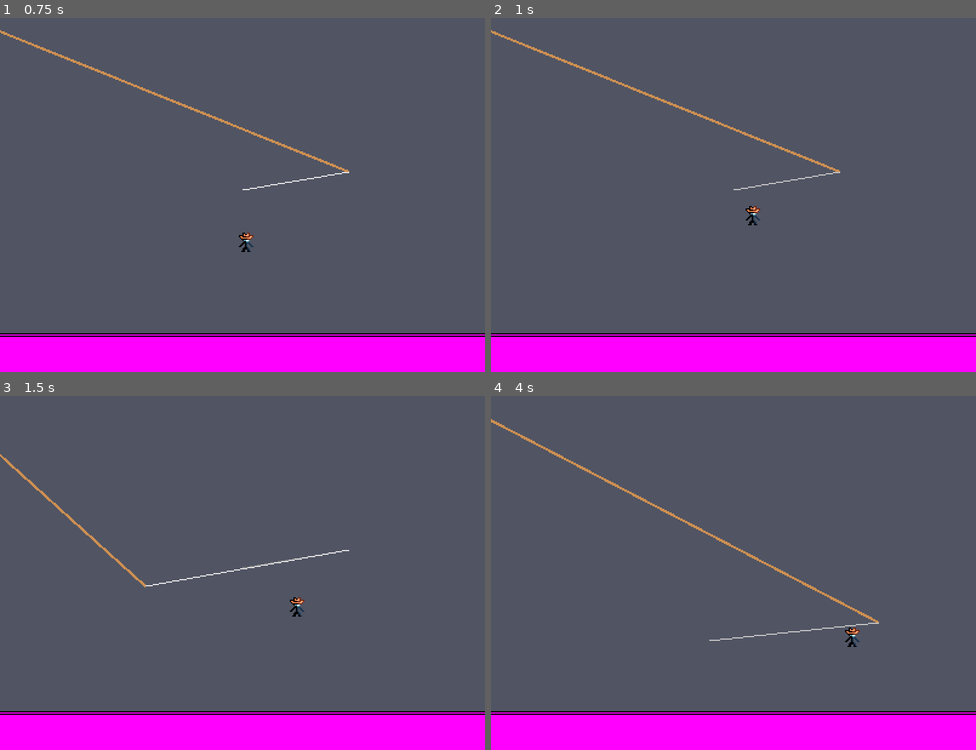
Above: before the commit, frames 1-4 (two rows, left to right).
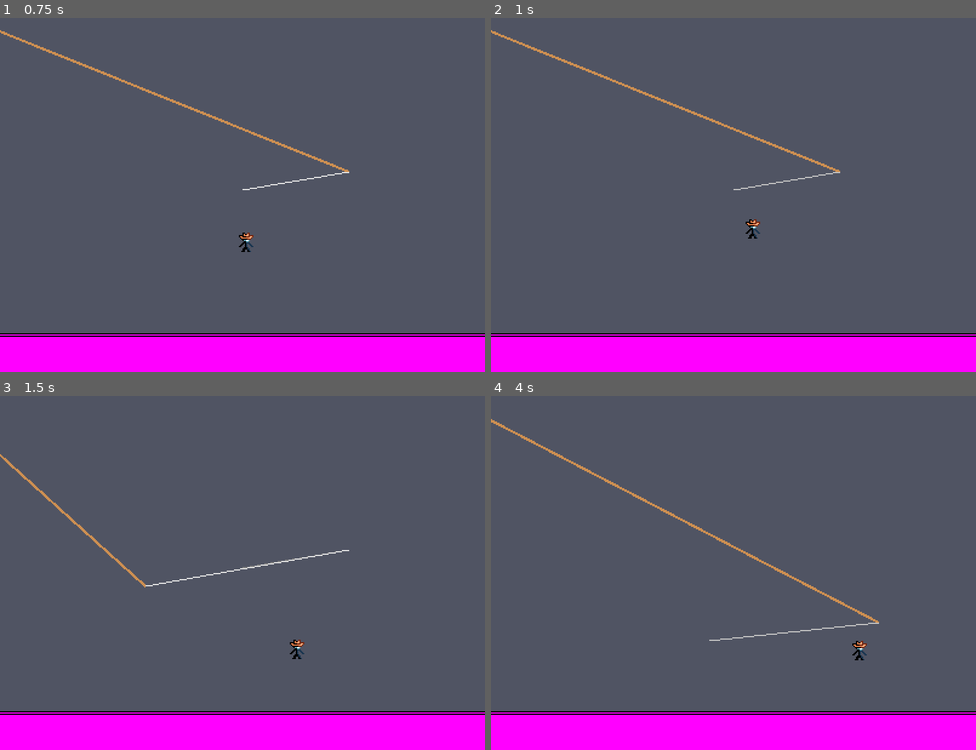
Above: after the commit, the same moments.

Repository: Jcodefox/GMTK-2025
Game: Godot game, scene res://scenes/topscenes/gameplay_topscene.tscn
The game is run twice, just before and just after one commit, with the same random seed, the same clock (stepped at 60 frames per second) and the same inputs.
Inputs (mouse positions are in pixels of both pictures, inside the frame that each line leads up to):
- Up to frame 1 (0.75 s): move the mouse to (349, 170) at 0.52 s; hold D (move_right) from 0.53 s (still down)
- Up to frame 2 (1 s): keep holding D (move_right); tap Space (move_jump) at 0.77 s
- Up to frame 3 (1.5 s): keep holding D (move_right); move the mouse to (145, 587) at 1.27 s
- Up to frame 4 (4 s): tap Space (move_jump) at 1.52, 3.02, 3.77 s; move the mouse to (782, 488) at 2.02 s; release D (move_right) at 2.03 s; hold A (move_left) 2.03-2.78 s; move the mouse to (709, 640) at 2.77 s; hold D (move_right) from 2.78 s (still down); move the mouse to (879, 622) at 3.52 s

Frame 1 is identical in both runs. In frame 2, 0.2% of the frame differs, in the area x 52-56%, y 53-63%; in frame 3, 0.2%, in the area x 59-63%, y 56-75%; in frame 4, 0.2%.

Commit message:
Made air jump jump lower

Diff:
--- a/scripts/prefabs/player_v2.gd
+++ b/scripts/prefabs/player_v2.gd
@@ -9,11 +9,12 @@
 @export var air_lateral_accel: float = 0
 
 @export_group("Jumping")
-@export var jump_init_velocity: float = -200
+@export var jump_init_y_velocity: float = -200
 @export var jump_gravity_multiplier: float = 0.6
 @export var coyote_time: float = 0.1
 @export var jump_buffer_time: float = 0.1
-@export var air_jump_init_velocity: float = 60
+@export var air_jump_init_y_velocity: float = -150
+@export var air_jump_init_x_velocity: float = 60
 
 var max_extra_jumps: int = 2
 var extra_jumps_left: int = 1
@@ -42,12 +43,12 @@
 		velocity *= pow(air_drag, delta)
 
 	if (time_since_on_floor < coyote_time) and (time_since_jump_attempt < jump_buffer_time): # ground jump
-		velocity.y = jump_init_velocity
+		velocity.y = jump_init_y_velocity
 		time_since_jump_attempt = INF
 	elif (extra_jumps_left > 0) and (time_since_jump_attempt < jump_buffer_time): # air jump
-		velocity.x = Input.get_axis("move_left", "move_right") * air_jump_init_velocity
+		velocity.x = Input.get_axis("move_left", "move_right") * air_jump_init_x_velocity
 		extra_jumps_left -= 1
-		velocity.y = jump_init_velocity
+		velocity.y = air_jump_init_y_velocity
 		time_since_jump_attempt = INF
 
 	move_and_slide()
